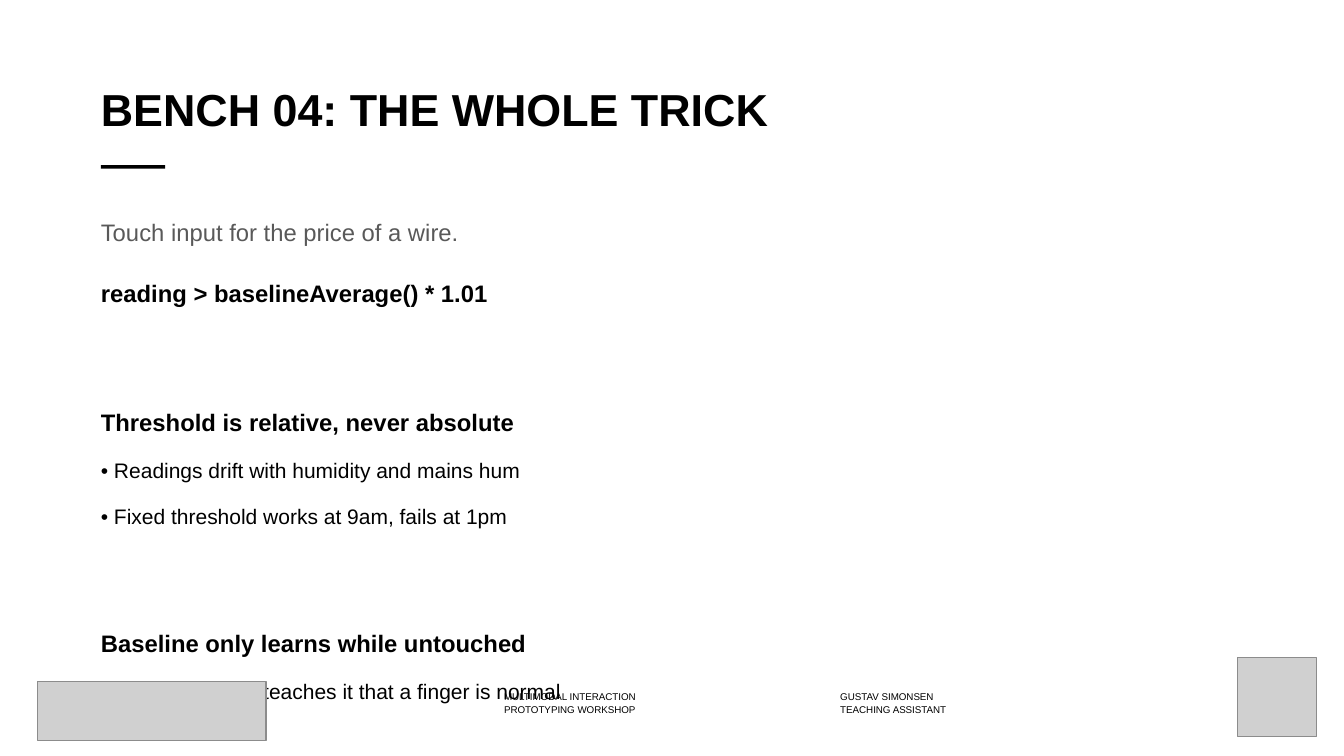
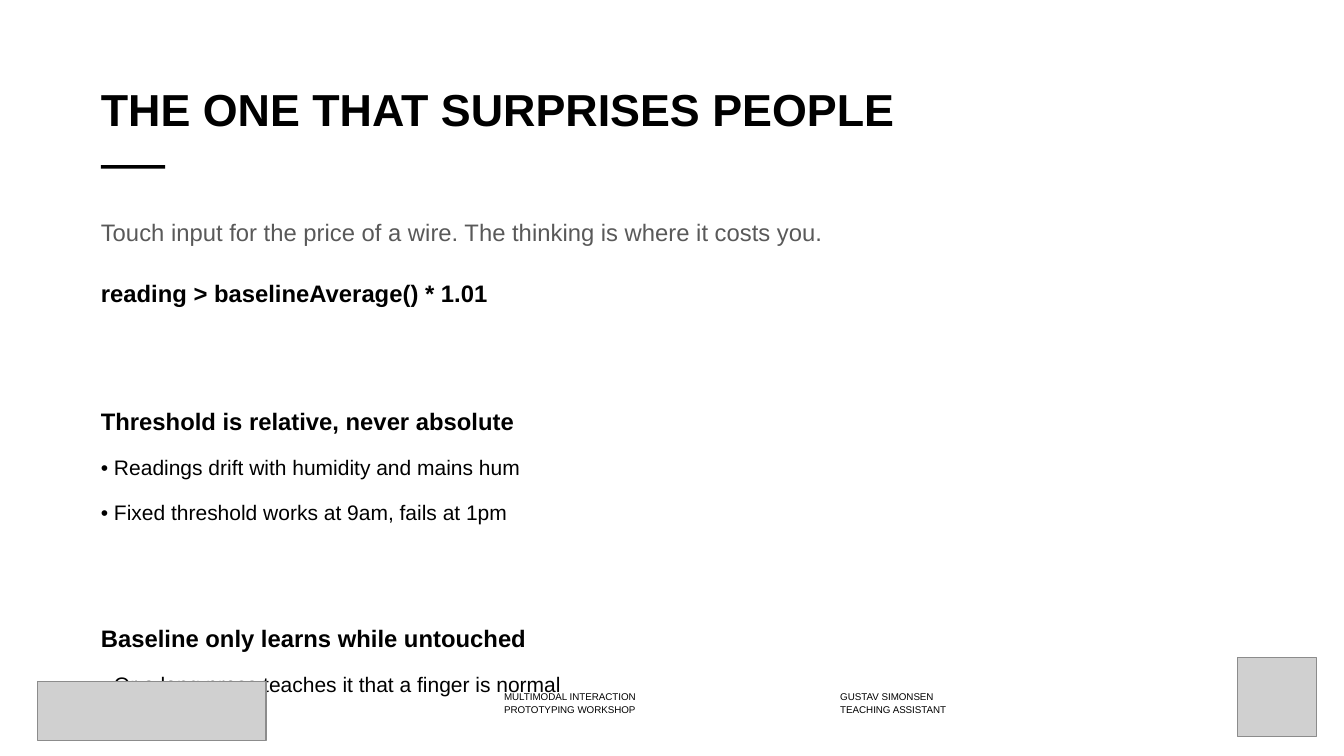
Before and after one commit to labtools-au/multimodal-actuator-workshop, a slide deck: slide 8 of docs/multimodal-actuator-workshop.pptx (slide 10 before the commit). Drawn at 1344x756 pixels with LibreOffice and Linux fonts; fonts in the diff are those of the drawing; grey boxes stand for pictures; background and template pictures are left out. Boxes give left, top, right and bottom in pixels: in the first picture for what was removed or moved away, otherwise in the second. Text is boxed around its words. In the diff, an @@ line names an element or a change of style, - is before the commit and + after.

```diff
--- a/docs/multimodal-actuator-workshop.pptx
+++ b/docs/multimodal-actuator-workshop.pptx
@@ title at box(101, 94, 894, 127): text changed @@
-BENCH 04: THE WHOLE TRICK
+THE ONE THAT SURPRISES PEOPLE
@@ text at box(101, 223, 822, 246): text changed @@
-Touch input for the price of a wire.
+Touch input for the price of a wire. The thinking is where it costs you.
@@ text at box(101, 284, 560, 697): less space between paragraphs @@
```
Also in this commit, not shown: 9 other slides changed, 1 slide added, 8 slides removed, 6 other files.
